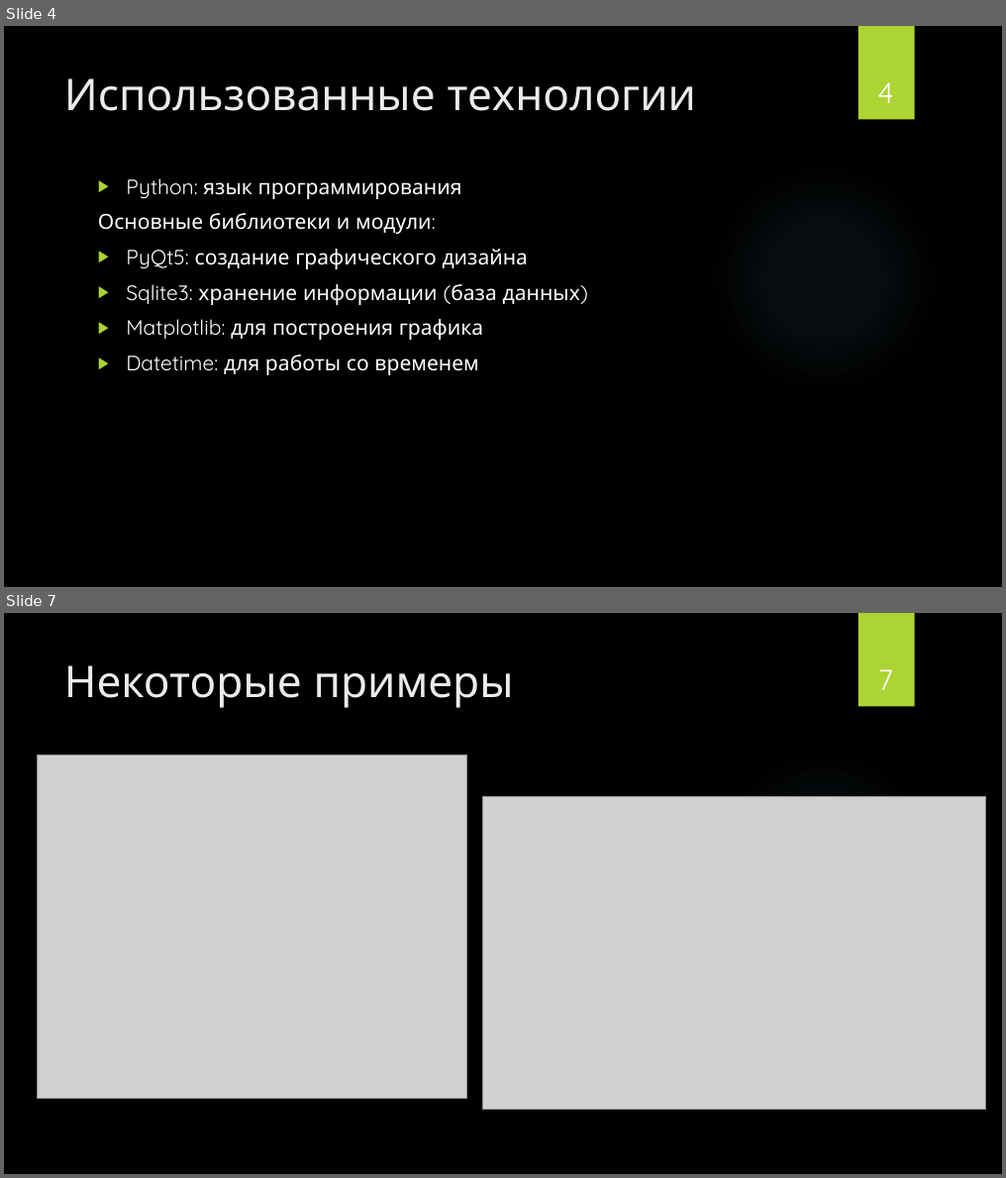
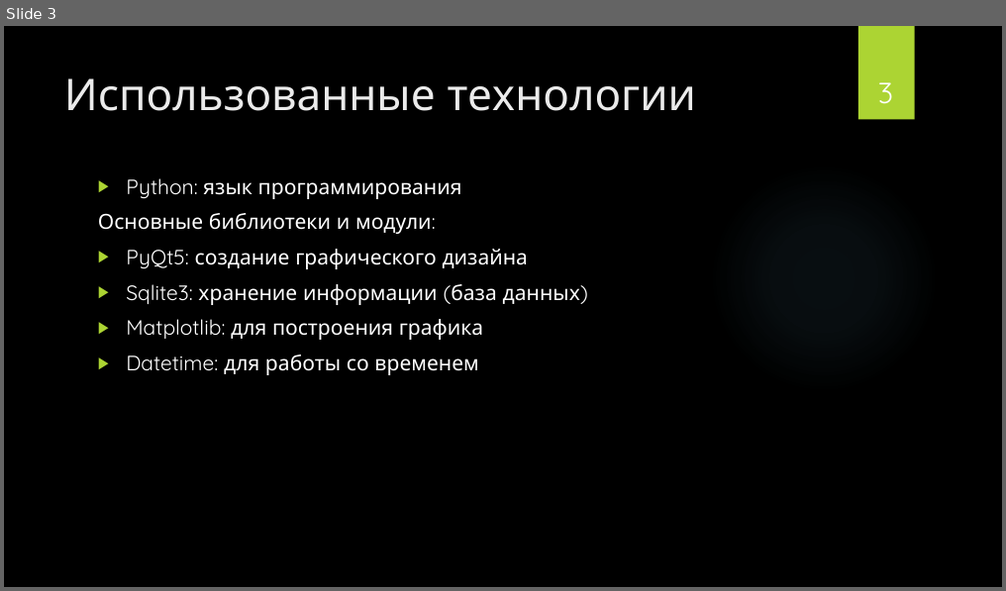
Before and after one commit to BorislavTimoshin/TaskCompletionDiary, a slide deck: description_project/Презентация.pptx. Shown one above the other, each under a label of ours: slides 4 and 7 before the commit, slide 3 after it; the slides between them are not shown. The pictures are 1006x1178 and 1006x591 pixels, drawn with LibreOffice and Linux fonts; fonts in the diff are those of the drawing; grey boxes stand for pictures; background and template pictures are left out. Boxes give left, top, right and bottom in pixels: in the first picture for what was removed or moved away, otherwise in the second. Text is boxed around its words. In the diff, an @@ line names an element or a change of style, - is before the commit and + after.

```diff
--- a/description_project/Презентация.pptx
+++ b/description_project/Презентация.pptx
@@ slide 7 removed at [4,613,1002,1174], background picture (left out); not listed: 2 template elements that a slide beside it also shows @@
@@ title removed at [64,665,514,708] @@
-Некоторые примеры
@@ page number removed at [878,669,893,690] @@
-7
@@ picture removed at [38,756,467,1099] @@
@@ picture removed at [483,796,986,1109] @@
@@ what was slide 4 is now slide 3 @@
@@ page number at [878,82,893,104]: text changed @@
-4
+3
```
Also in this commit, not shown: 3 slides changed, 2 slides added, 2 other slides removed, 4 other files.
